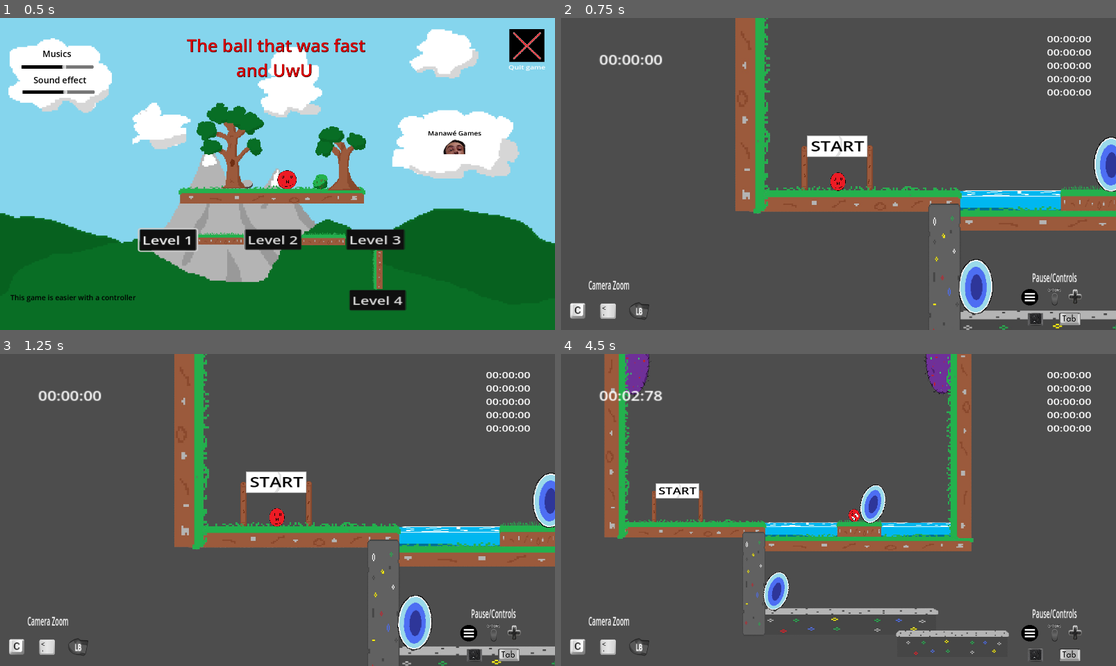
Above: before the commit, frames 1-4 (two rows, left to right).
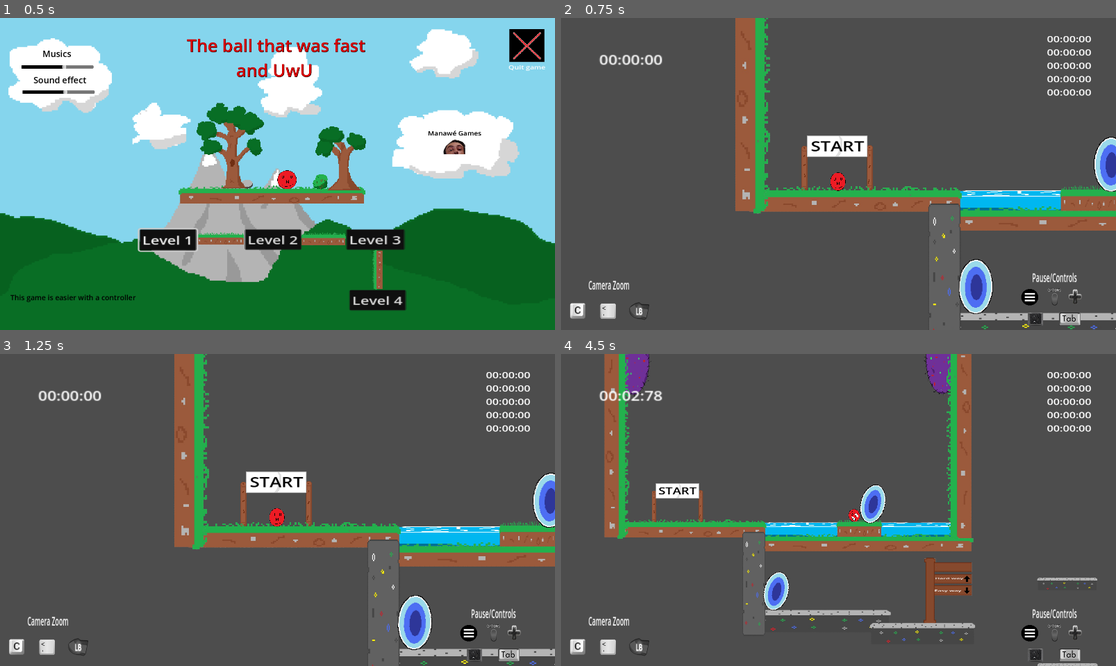
Above: after the commit, the same moments.

Repository: Mahnwe/TheBallThatWasUwU
Game: Godot game, scene res://Scenes/menu.tscn
Two runs of this game, one before a commit and one after it. Both use one fixed random seed, a clock stepped at 60 frames per second and the inputs below. Sound files missing from this copy of the repository are replaced by a short silence.
Inputs (mouse positions are in pixels of both pictures, inside the frame that each line leads up to):
- Up to frame 1 (0.5 s): no input
- Up to frame 2 (0.75 s): click "Level 4" at 0.5 s
- Up to frame 3 (1.25 s): no input
- Up to frame 4 (4.5 s): tap Enter at 1.25 s; move the mouse to (960, 494) at 1.27 s; hold D (move_right) 1.28-2.78 s; tap F (next_level) at 1.35, 2.3, 3.05, 3.6, 4.35 s; click (960, 494) at 1.42 s; tap Space (jump) at 1.52, 2.27, 3.77 s; move the mouse to (727, 525) at 2.02 s; tap C (camera_dezoom) at 2.1 s; move the mouse to (894, 441) at 2.77 s; hold A (move_left) 2.78-3.53 s; tap Shift (dash) at 2.85 s; move the mouse to (810, 572) at 3.52 s; hold D (move_right) from 3.53 s (still down); click (810, 572) at 3.67 s; move the mouse to (1005, 556) at 4.27 s

Frame 1 is identical in both runs. In frame 2, 0.4% of the frame differs, in the area x 71-100%, y 93-100%; in frame 3, 0.4%; in frame 4, 2.5%, in the area x 36-97%, y 65-100%.

Commit message:
Work on level 4 LD

Diff:
--- a/Scenes/level4.tscn
+++ b/Scenes/level4.tscn
@@ -12,7 +12,9 @@
 [ext_resource type="PackedScene" uid="uid://dbw0bo2bhp0uc" path="res://Scenes/rock_wall.tscn" id="10_1n5pj"]
 [ext_resource type="AudioStream" uid="uid://bhhey4go1rtwq" path="res://Sound/Musics/PauseMusic.wav" id="11_6dpcl"]
 [ext_resource type="AudioStream" uid="uid://06ksrea8xsdh" path="res://Sound/Effects/TELEPORT.mp3" id="12_qxyrk"]
+[ext_resource type="PackedScene" uid="uid://cw6qi4cdcr5sk" path="res://Scenes/triple_sign.tscn" id="14_d3ynf"]
 [ext_resource type="PackedScene" uid="uid://b2qahpahlymyk" path="res://Scenes/water.tscn" id="14_dax5u"]
+[ext_resource type="Texture2D" uid="uid://sxo4l8c4oxat" path="res://Arts/SpritesSigns/SpriteArrowSign-removebg-preview.png" id="15_0fl21"]
 
 [node name="level4" type="Node2D"]
 script = ExtResource("1_aw8g7")
@@ -65,7 +67,8 @@
 position = Vector2(-2238, -1497)
 
 [node name="platform3" parent="." instance=ExtResource("9_ujhmm")]
-position = Vector2(-2697, -1198)
+position = Vector2(-2697, -1181)
+scale = Vector2(0.759995, 0.84)
 
 [node name="Wall3" parent="." instance=ExtResource("10_1n5pj")]
 position = Vector2(-2520, -1406)
@@ -82,12 +85,34 @@
 stream = ExtResource("12_qxyrk")
 
 [node name="platform4" parent="." instance=ExtResource("9_ujhmm")]
-position = Vector2(-2179, -1121)
-scale = Vector2(0.6, 1)
+position = Vector2(-2268, -1133)
+scale = Vector2(0.56, 0.8)
 
 [node name="Water" parent="." instance=ExtResource("14_dax5u")]
 position = Vector2(-2283, -1378)
 scale = Vector2(1.34783, 0.207724)
+
+[node name="platform6" parent="." instance=ExtResource("9_ujhmm")]
+position = Vector2(-1681, -1268)
+scale = Vector2(0.320002, 0.48)
+
+[node name="platform7" parent="platform6" instance=ExtResource("9_ujhmm")]
+position = Vector2(3.12402, 616.667)
+
+[node name="TripleSign" parent="." instance=ExtResource("14_d3ynf")]
+position = Vector2(-1981, -1188)
+scale = Vector2(0.400002, 0.4)
+
+[node name="Sprite2D2" type="Sprite2D" parent="TripleSign"]
+position = Vector2(170.83, -106.25)
+scale = Vector2(0.109697, 0.108792)
+texture = ExtResource("15_0fl21")
+
+[node name="Sprite2D3" type="Sprite2D" parent="TripleSign"]
+position = Vector2(170.83, -6.25)
+rotation = 3.14159
+scale = Vector2(0.109697, 0.108792)
+texture = ExtResource("15_0fl21")
 
 [connection signal="player_exited_start_area" from="StartArea" to="." method="_on_start_area_player_exited_start_area"]
 [connection signal="continue_is_clicked" from="Player/Pause" to="." method="_on_pause_continue_is_clicked"]
@@ -96,3 +121,4 @@
 [connection signal="body_entered" from="Portal1" to="." method="_on_portal_1_body_entered"]
 [connection signal="body_entered" from="Portal2" to="." method="_on_portal_2_body_entered"]
 [connection signal="finished" from="PauseMusic" to="." method="_on_pause_music_finished"]
+[connection signal="set_up_sign_label" from="TripleSign" to="." method="_on_triple_sign_set_up_sign_label"]
--- a/Scripts/level_4.gd
+++ b/Scripts/level_4.gd
@@ -35,6 +35,7 @@
 	$Player.have_dash_ability = true
 	$Player.can_double_jump = true
 	$Player.get_child(0).get_child(0).get_child(0).get_child(0).set_process(false)
+	_on_triple_sign_set_up_sign_label()
 
 # Called every frame. 'delta' is the elapsed time since the previous frame.
 func _process(_delta):
@@ -168,14 +169,14 @@
 func _on_portal_1_body_entered(body):
 	if body.name != "platform2":
 		$PortalSound.play()
-		await get_tree().create_timer(0.3).timeout
+		await get_tree().create_timer(0.2).timeout
 		body.position.x = ($Portal2.position.x - 75)
 		body.position.y = ($Portal2.position.y - 50)
 
 
 func _on_portal_2_body_entered(body):
 	$PortalSound.play()
-	await get_tree().create_timer(0.3).timeout
+	await get_tree().create_timer(0.2).timeout
 	body.position.x = ($Portal1.position.x - 250)
 	body.position.y = ($Portal1.position.y - 50)
 
@@ -206,3 +207,8 @@
 
 func _on_pause_music_finished():
 	$PauseMusic.play()
+
+
+func _on_triple_sign_set_up_sign_label():
+	$TripleSign.get_child(2).text = "Hard way"
+	$TripleSign.get_child(3).text = "Easy way"
Not shown: 1 places in Scenes/level4.tscn that only renumber resources
